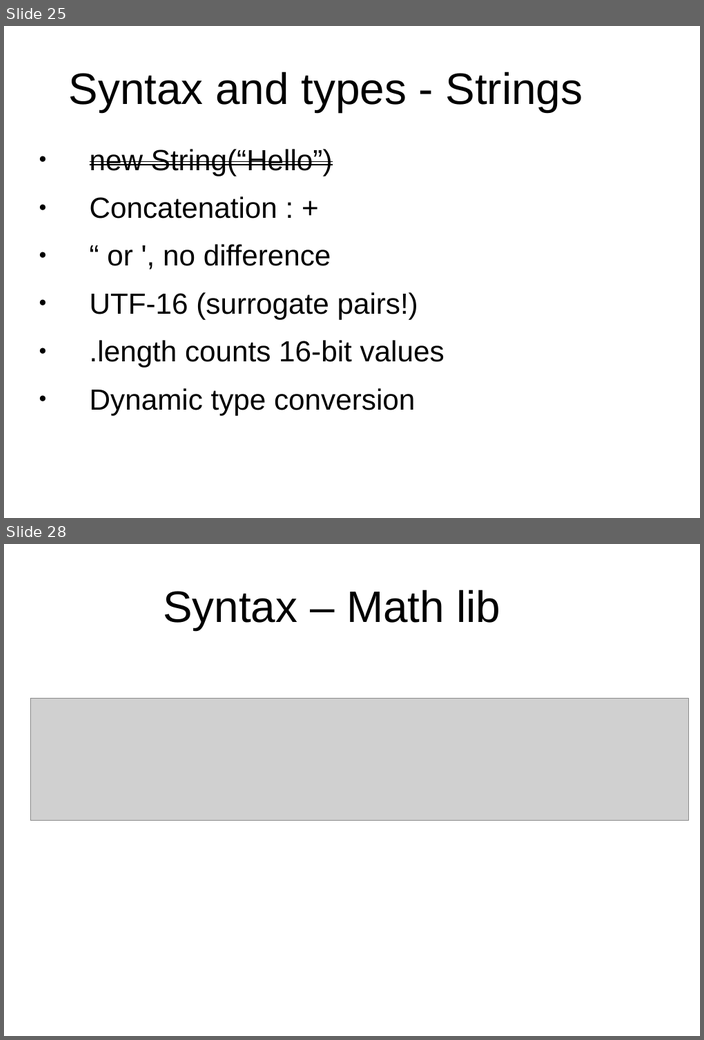
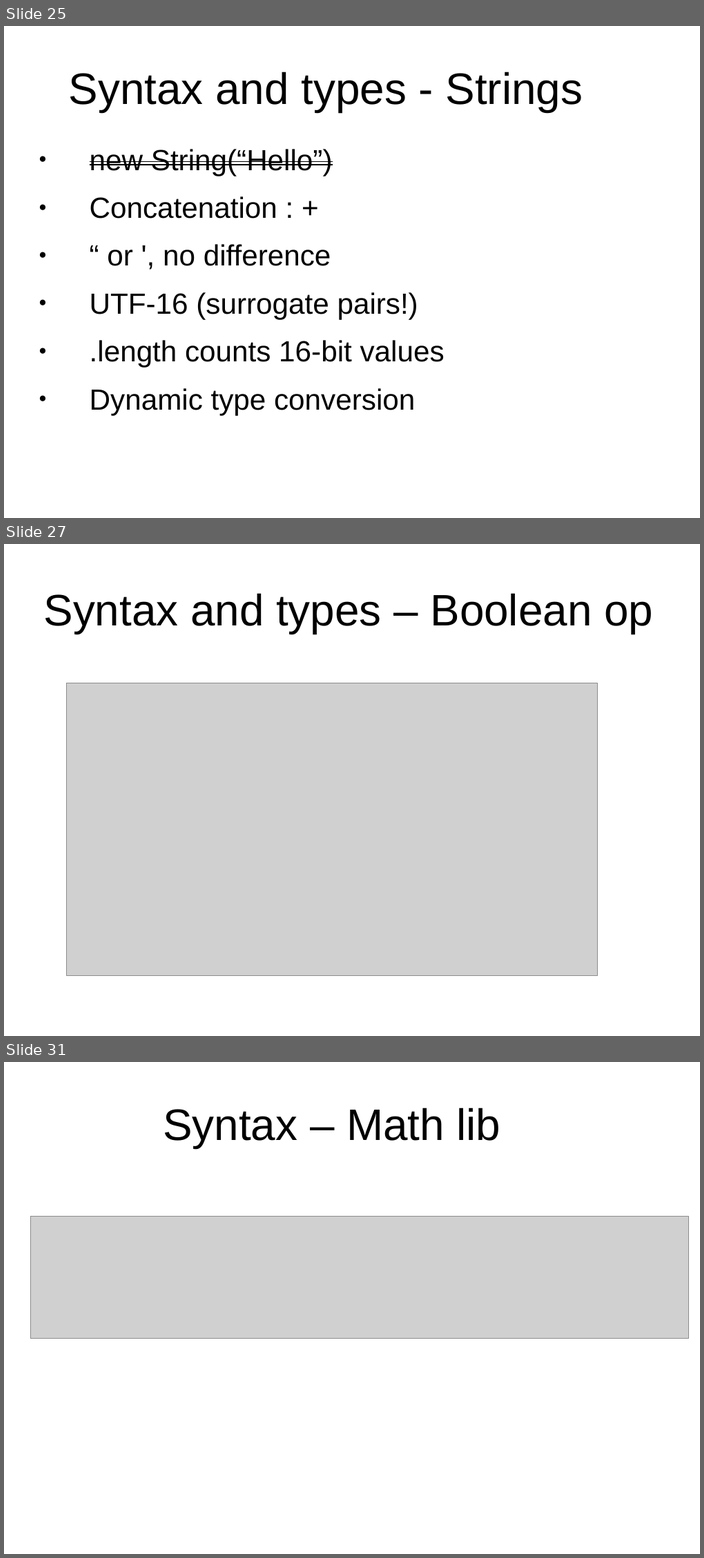
Before and after one commit to peterborkuti/other, a slide deck: JavaScriptBasics/jsbasics-slide.odp. Shown one above the other, each under a label of ours: slides 25 and 28 before the commit, slides 25, 27 and 31 after it; the slides between them are not shown. The pictures are 704x1040 and 704x1558 pixels, drawn with LibreOffice and Linux fonts; fonts in the diff are those of the drawing; grey boxes stand for pictures; background and template pictures are left out. Boxes give left, top, right and bottom in pixels: in the first picture for what was removed or moved away, otherwise in the second. Text is boxed around its words. In the diff, an @@ line names an element or a change of style, - is before the commit and + after.

```diff
--- a/JavaScriptBasics/jsbasics-slide.odp
+++ b/JavaScriptBasics/jsbasics-slide.odp
@@ slide 27 added at [4,544,700,1036], background #FFFFFF @@
@@ title added at [44,593,653,634], 53.3 pt, text #000000 @@
+Syntax and types – Boolean op
@@ picture added at [67,683,597,975] @@
@@ what was slide 28 is now slide 31 @@
```
Also in this commit, not shown: 2 slides changed, 12 other slides added, 5 other files.
